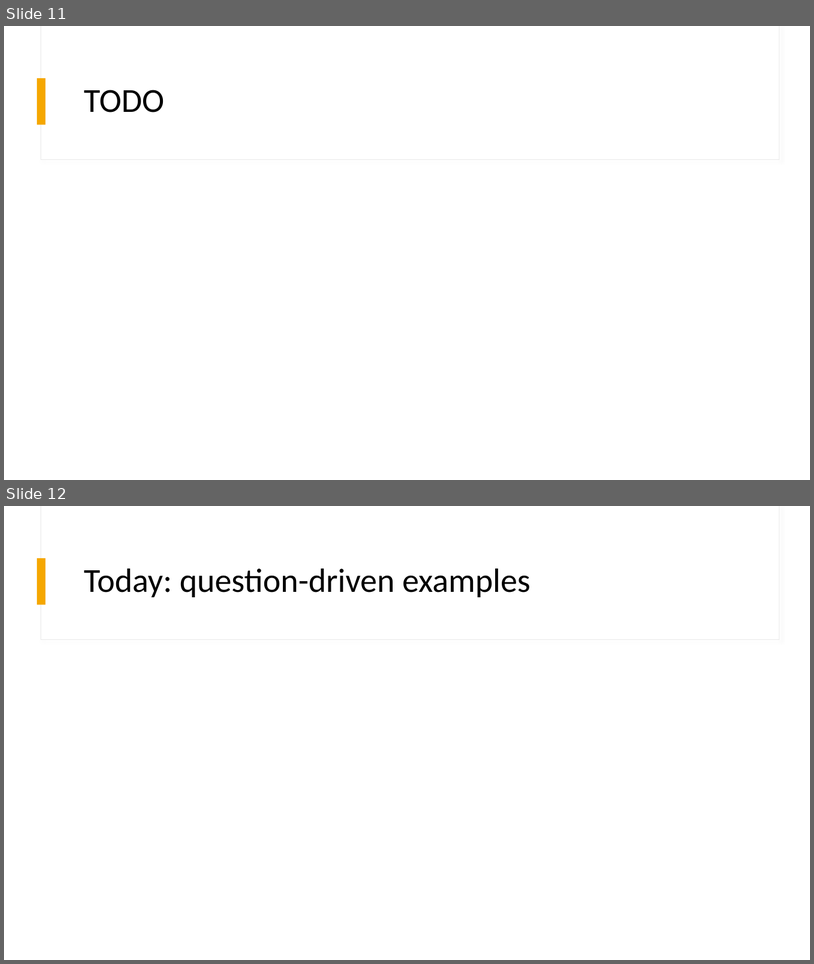
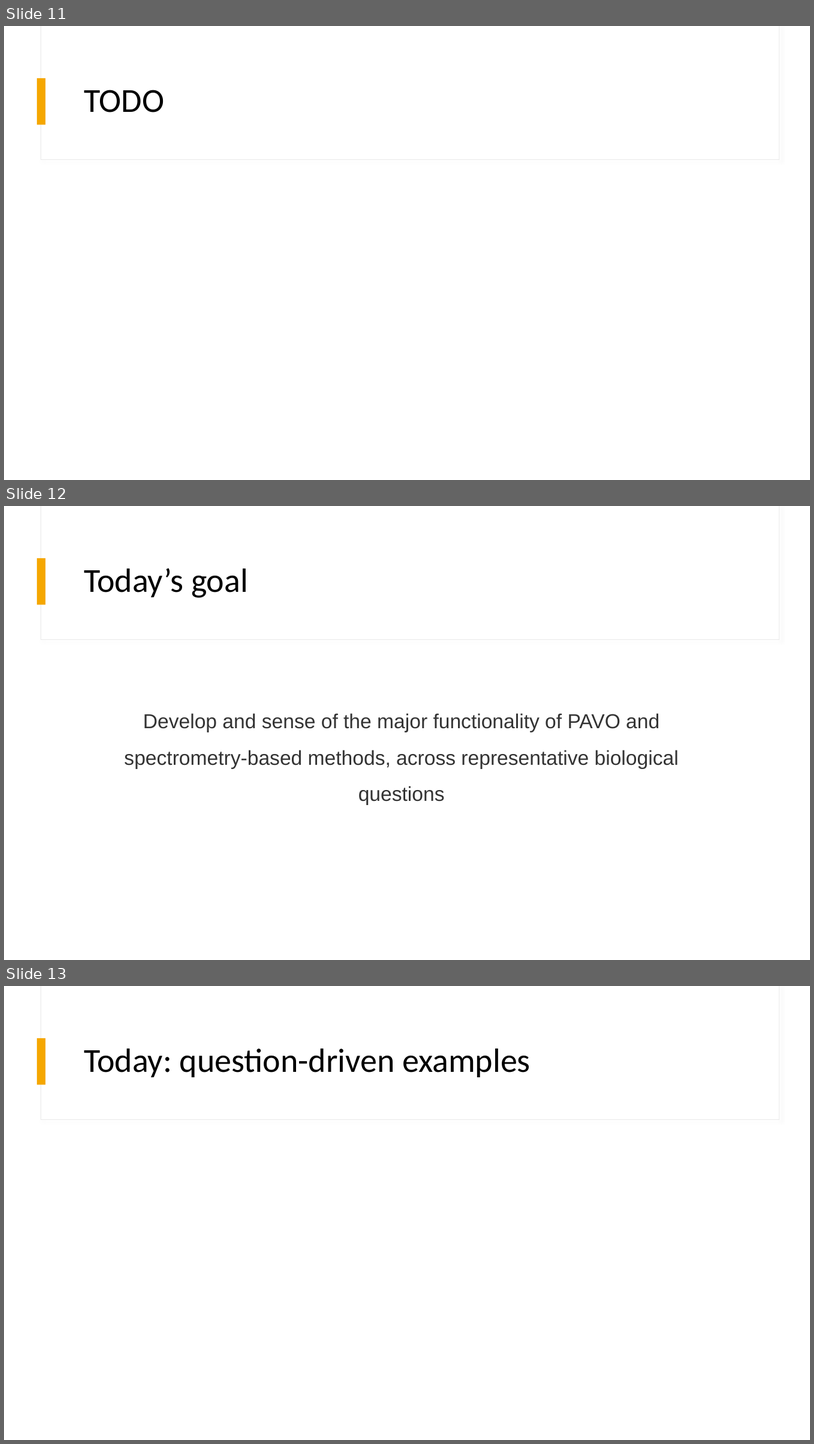
Before and after one commit to thomased/pavo_workshop, a slide deck: slides/intro_pavo.pptx. Shown one above the other, each under a label of ours: slides 11 and 12 before the commit, slides 11, 12 and 13 after it. The pictures are 814x964 and 814x1444 pixels, drawn with LibreOffice and Linux fonts; fonts in the diff are those of the drawing. Boxes give left, top, right and bottom in pixels: in the first picture for what was removed or moved away, otherwise in the second. Text is boxed around its words. In the diff, an @@ line names an element or a change of style, - is before the commit and + after.

```diff
--- a/slides/intro_pavo.pptx
+++ b/slides/intro_pavo.pptx
@@ slide 12 added at (x1=4, y1=506, x2=810, y2=960), background #FFFFFF; not listed: 3 template elements that a slide beside it also shows @@
@@ title added at (x1=84, y1=568, x2=248, y2=598), 40 pt, text #000000 @@
+Today’s goal
@@ text added at (x1=124, y1=713, x2=679, y2=805), 24 pt, text #333333 @@
+Develop and sense of the major functionality of PAVO and spectrometry-based methods, across representative biological questions
@@ what was slide 12 is now slide 13 @@
```
Also in this commit, not shown: 2 other files.
